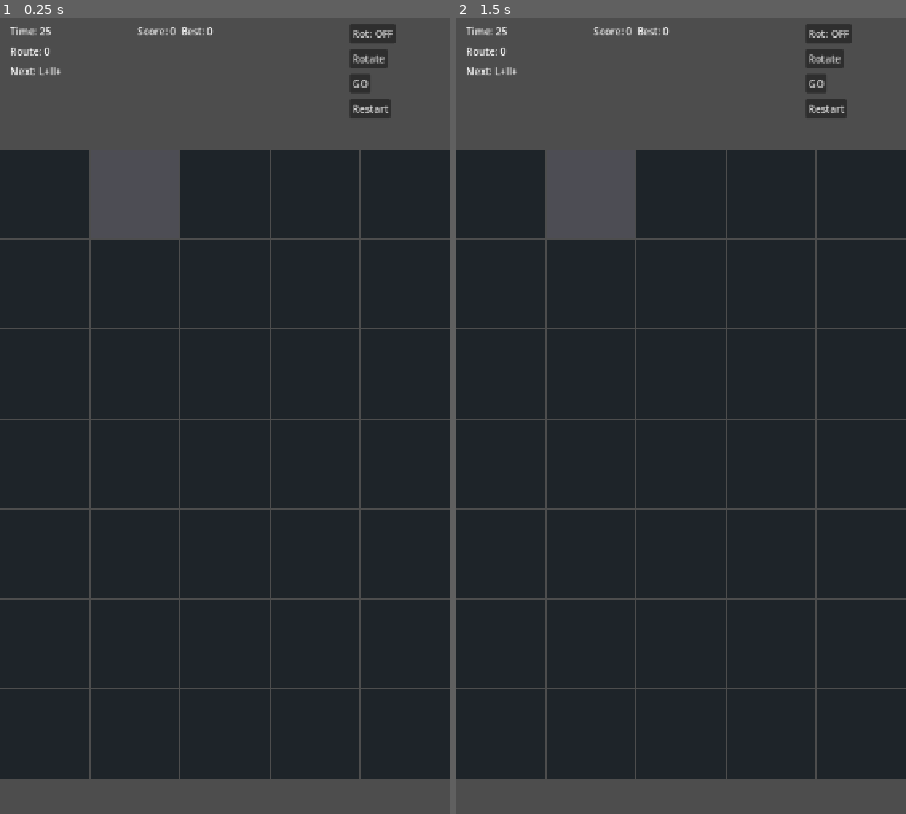
Above: before the commit, frames 1-2 (left to right).
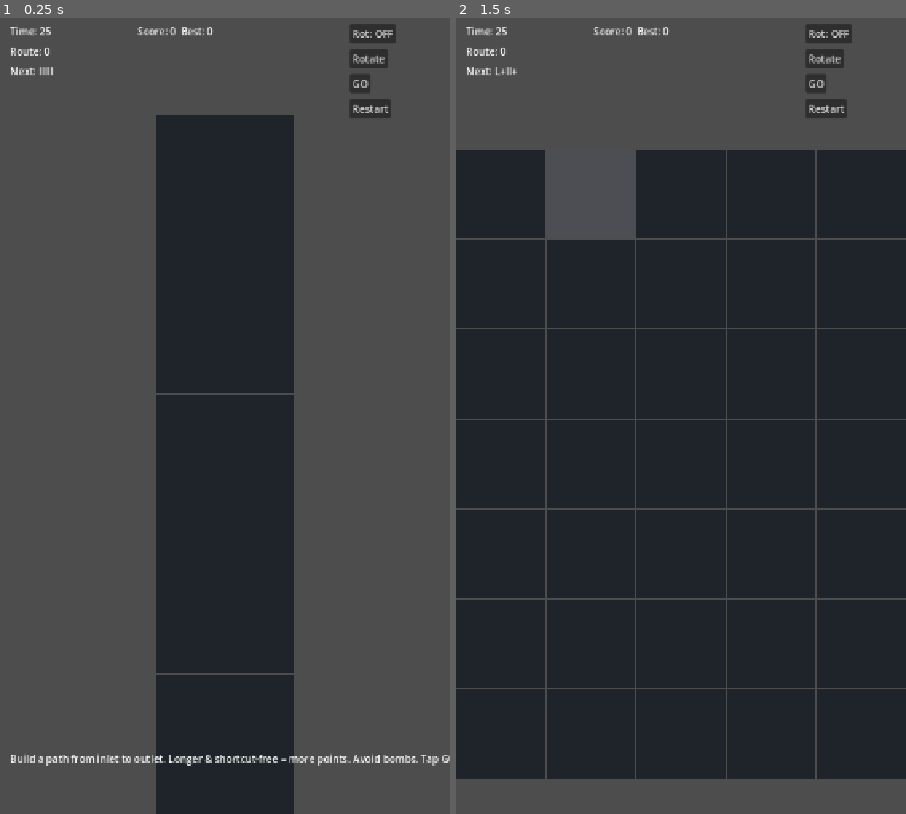
Above: after the commit, the same moments.

Repository: tokko/pipe-mania
Game: Godot game, scene res://scenes/main.tscn
Same seed, same stepped clock (60 frames per second), same inputs: the game is played once before the commit and once after it.
Inputs:
- Up to frame 1 (0.25 s): no input
- Up to frame 2 (1.5 s): click "Restart" at 0.5 s; click "Restart" at 1.25 s

The runs differ from the first frame. In frame 1, 56% of the frame differs, in the area x 0-100%, y 6-100%; in frame 2, nothing differs.

Commit message:
feat(E5.2): first-run onboarding tutorial hook
- main._start_game: on a fresh run (!SaveStore.load_tutorial_seen()) mount Run.tutorial_board()
  as board 0 + show HUD tutorial banner; _start_flow's first GO sets tutorial_seen + clears banner
  (covers GO button AND countdown-expiry). _tutorial_active flag.
- hud: tutorial banner label + set_tutorial/clear_tutorial/tutorial_text.
- Integration: fresh run TUTORIAL_SHOWN=true + board(1,5); GO -> SEEN=true + banner cleared;
  2nd run -> no banner + procedural board(5,7). Regression E2/E3/E4 markers green. gate 95.

Diff:
--- a/scripts/main.gd
+++ b/scripts/main.gd
@@ -30,6 +30,7 @@
 var _last_score := 0
 var _current_rotation := 0  # player-chosen orientation; used only when Settings.rotation_enabled
 var _build_remaining := 0.0  # build-phase countdown (E3 wires GO at zero)
+var _tutorial_active := false  # first-run onboarding banner showing (dismissed on first GO)
 
 
 func _ready() -> void:
@@ -43,7 +44,12 @@
 func _start_game() -> void:
 	_run = Run.new(randi())
 	_run.high_score = SaveStore.load_high()
-	_mount_board(_run.next_board())
+	_tutorial_active = not SaveStore.load_tutorial_seen()
+	if _tutorial_active:
+		_mount_board(_run.tutorial_board())  # board 0 = the onboarding board on a fresh run
+		_hud.set_tutorial("Build a path from inlet to outlet. Longer & shortcut-free = more points. Avoid bombs. Tap GO.")
+	else:
+		_mount_board(_run.next_board())
 
 
 # The single teardown-safe board-mount path (used by _start_game, board-advance, restart).
@@ -85,6 +91,11 @@
 func _start_flow() -> void:
 	if _gs.phase == GameState.Phase.FLOW:
 		return
+	if _tutorial_active:  # first GO (or countdown-expiry) dismisses the tutorial, once
+		SaveStore.save_tutorial_seen(true)
+		_tutorial_active = false
+		if _hud != null:
+			_hud.clear_tutorial()
 	_gs.go()
 	if _animator == null:
 		_animator = FlowAnimator.new()
@@ -363,6 +374,20 @@
 	_mount_board(_run.next_board())  # simulates Restart/advance mid-animation
 	print("ANIM_RUNNING_AFTER_MOUNT=", _animator.is_running())
 
+	# --- E5.2: first-run onboarding tutorial ---
+	var d2 := DirAccess.open("user://")  # fresh state: tutorial not seen
+	if d2 and d2.file_exists("highscore.json"):
+		d2.remove("highscore.json")
+	_start_game()  # fresh run -> tutorial board + banner
+	print("TUTORIAL_SHOWN_FRESH=", _hud.tutorial_text() != "")
+	print("TUTORIAL_BOARD_DIMS=", Vector2i(_gs.board.width, _gs.board.height))  # expect (1, 5)
+	_start_flow()  # first GO dismisses + flags the tutorial
+	print("TUTORIAL_SEEN_AFTER_GO=", SaveStore.load_tutorial_seen())
+	print("BANNER_CLEARED_AFTER_GO=", _hud.tutorial_text() == "")
+	_start_game()  # second run -> tutorial already seen
+	print("TUTORIAL_SHOWN_SEEN=", _hud.tutorial_text() != "")  # expect false
+	print("PROC_BOARD_DIMS=", Vector2i(_gs.board.width, _gs.board.height))  # expect config(0) (5, 7)
+
 
 # Helpers for the S3.2 scripted flow checks.
 func _flow_line(w: int):  # horizontal connected inlet->outlet line
--- a/scripts/view/hud.gd
+++ b/scripts/view/hud.gd
@@ -17,6 +17,7 @@
 var _preview_label: Label
 var _outcome_label: Label
 var _score_label: Label
+var _tutorial_label: Label
 var _settings_btn: Button
 
 
@@ -26,6 +27,7 @@
 	_preview_label = _mk_label(Vector2(16, 80))
 	_outcome_label = _mk_label(Vector2(16, 112))
 	_score_label = _mk_label(Vector2(220, 16))
+	_tutorial_label = _mk_label(Vector2(16, 1180))  # first-run onboarding banner (bottom)
 	_settings_btn = Button.new()
 	_settings_btn.text = "Rot: OFF"
 	_settings_btn.position = Vector2(560, 16)
@@ -102,6 +104,18 @@
 	return _score_label.text
 
 
+func set_tutorial(text: String) -> void:
+	_tutorial_label.text = text
+
+
+func clear_tutorial() -> void:
+	_tutorial_label.text = ""
+
+
+func tutorial_text() -> String:
+	return _tutorial_label.text
+
+
 # --- accessors for the headless [integration] gate ---
 func route_value() -> int:
 	return _route
Not shown, changed: docs/HANDOFF.md
